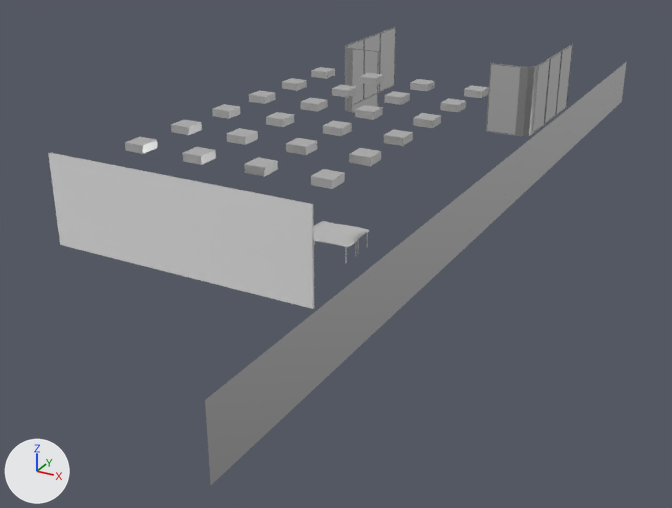
The Blender file Assets/Models/Lobby.blend: old version first, new version second.
Both versions are drawn from a 50 mm camera at (19.2, -34.4, 13.8) aimed at (2.0, -3.1, -1.9). The lights are fixed; the arrows at lower left show +X, +Y and +Z.
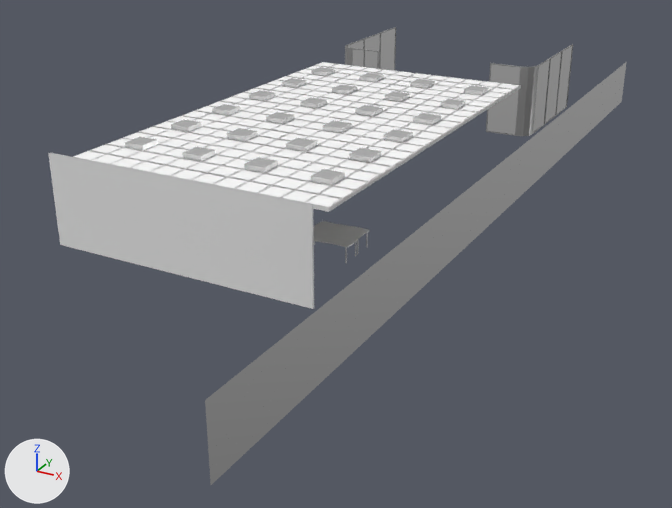
Where the newer file only moved an object's origin or applied its transform, the numbers keep the older frame.

Edits to the bpy script that builds the scene:
```text
Change ob_cube_001:
    remove ob_cube_001.hide_set(True)
```

Where the change shows, as pixel boxes [x1, y1, x2, y2] in the pictures (672 x 508 px):
'Cube.001', shown
    after: [73, 62, 521, 212]
